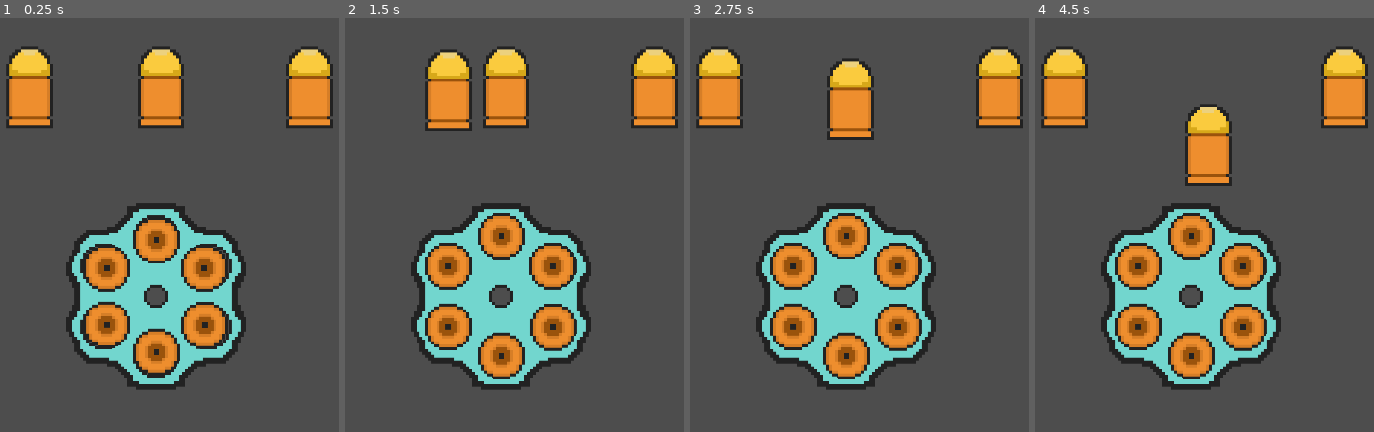
Above: before the commit, frames 1-4 (left to right).
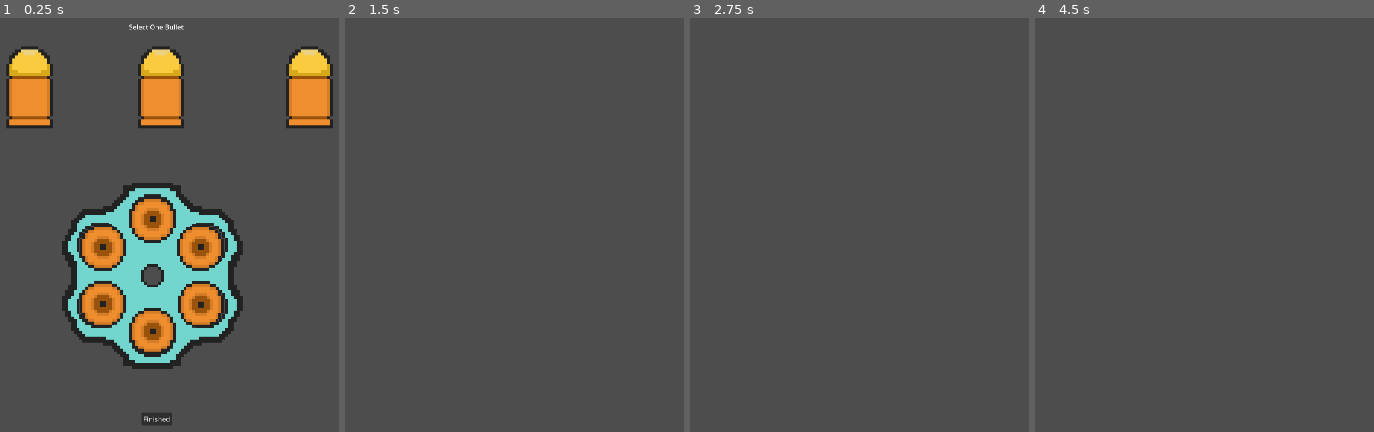
Above: after the commit, the same moments.

Repository: Meemog/GMTK2025
Game: Godot game, scene res://Scenes/update_chamber_overlay.tscn
The game is run twice, just before and just after one commit, with the same random seed, the same clock (stepped at 60 frames per second) and the same inputs. This scene is started directly instead of the project's main scene.
Inputs (mouse positions are in pixels of both pictures, inside the frame that each line leads up to):
- Up to frame 1 (0.25 s): no input
- Up to frame 2 (1.5 s): click (500, 419) at 0.5 s, where only the run after the commit has a clickable "Finished"; tap Enter at 1.25 s; drag from (375, 88) to (653, 88) at 1.27 s
- Up to frame 3 (2.75 s): drag from (852, 88) to (845, 237) at 2.02 s
- Up to frame 4 (4.5 s): move the mouse to (1343, 88) at 2.77 s; hold D (right) 2.78-3.5 s; click (1343, 88) at 2.85 s; tap Space (dash) at 3.5 s; drag from (1197, 88) to (1190, 237) at 3.52 s; drag from (1194, 96) to (1241, 266) at 4.27 s

The runs differ from the first frame. In frame 1, 17% of the frame differs, in the area x 18-73%, y 1-99%; in frame 2, 26%; in frame 3, 26%; in frame 4, 26%, in the area x 1-99%, y 6-90%.

Commit message:
added tooltip window to UpdateChamberOverlay, Overlay now disappears once button pressed

Diff:
--- a/main/Bullets/basic_bullet.tres
+++ b/main/Bullets/basic_bullet.tres
@@ -1,8 +1,6 @@
-[gd_resource type="Resource" script_class="Bullet" load_steps=4 format=3 uid="uid://d31b3s2ga4wl0"]
+[gd_resource type="Resource" script_class="Bullet" load_steps=2 format=3 uid="uid://d31b3s2ga4wl0"]
 
-[ext_resource type="Texture2D" uid="uid://bxe202d5ncs1p" path="res://Assets/bullet_back.png" id="1_874rl"]
 [ext_resource type="Script" uid="uid://cnexkc647mh6q" path="res://Data/bullet.gd" id="1_v015l"]
-[ext_resource type="Texture2D" uid="uid://h43o6qoaixia" path="res://Assets/bullets.png" id="3_2mpsp"]
 
 [resource]
 script = ExtResource("1_v015l")
@@ -10,7 +8,5 @@
 damage = 10.0
 knockback = 10.0
 speed = 10.0
-description = "Simple, effective."
-side_view_texture = ExtResource("3_2mpsp")
-back_view_texture = ExtResource("1_874rl")
+description = ""
 metadata/_custom_type_script = "uid://cnexkc647mh6q"
--- /dev/null
+++ b/main/Scenes/BulletUI/bullet_tool_tip.gd
@@ -0,0 +1,41 @@
+class_name BulletToolTip
+extends Node2D
+
+@onready var panel : PanelContainer = $PanelContainer
+
+@export var fade_seconds : float = 0.2
+
+var tween : Tween
+var is_visable : bool = false
+
+func _ready() -> void:
+	Events.tooltip_requested.connect(_on_tooltip_requested)
+	Events.hide_tooltop_requested.connect(_on_hide_tooltip_requested)
+	modulate = Color.TRANSPARENT
+	hide()
+
+func _process(delta: float) -> void:
+	pass
+
+func _on_tooltip_requested() -> void:
+	is_visable = true
+	if tween:
+		tween.kill()
+
+	#global_position = get_global_mouse_position()
+	tween = create_tween().set_ease(Tween.EASE_OUT).set_trans(Tween.TRANS_CUBIC)
+	tween.tween_callback(show)
+	tween.tween_property(self, "modulate", Color.WHITE, fade_seconds)
+
+func _on_hide_tooltip_requested() -> void:
+	is_visable = false
+	if tween:
+		tween.kill()
+
+	get_tree().create_timer(fade_seconds, false).timeout.connect(hide_animation)
+
+func hide_animation() -> void:
+	if not is_visable:
+		tween = create_tween().set_ease(Tween.EASE_OUT).set_trans(Tween.TRANS_CUBIC)
+		tween.tween_property(self, "modulate", Color.TRANSPARENT, fade_seconds)
+		tween.tween_callback(hide)
--- a/main/Scenes/BulletUI/bullet_ui.tscn
+++ b/main/Scenes/BulletUI/bullet_ui.tscn
@@ -31,3 +31,5 @@
 [connection signal="area_entered" from="ClickDragArea" to="." method="_on_click_drag_area_area_entered"]
 [connection signal="area_exited" from="ClickDragArea" to="." method="_on_click_drag_area_area_exited"]
 [connection signal="input_event" from="ClickDragArea" to="." method="_on_click_drag_area_input_event"]
+[connection signal="mouse_entered" from="ClickDragArea" to="." method="_on_click_drag_area_mouse_entered"]
+[connection signal="mouse_exited" from="ClickDragArea" to="." method="_on_click_drag_area_mouse_exited"]
--- /dev/null
+++ b/main/Scenes/BulletUI/chamber_overlay_confirm_button.gd
@@ -0,0 +1,4 @@
+extends Button
+
+func _on_pressed() -> void:
+	Events.chamber_update_completed.emit()
--- a/main/Scenes/update_chamber_overlay.tscn
+++ b/main/Scenes/update_chamber_overlay.tscn
@@ -1,20 +1,32 @@
-[gd_scene load_steps=7 format=3 uid="uid://8yxh4i3gbno6"]
-
+[gd_scene load_steps=11 format=3 uid="uid://8yxh4i3gbno6"]
+
+[ext_resource type="Script" uid="uid://crn4luwyay0cq" path="res://Scripts/BulletUI/update_chamber_overlay.gd" id="1_3et70"]
+[ext_resource type="Texture2D" uid="uid://h43o6qoaixia" path="res://Assets/bullets.png" id="1_m51wb"]
 [ext_resource type="Script" uid="uid://sn255n80qkuw" path="res://Scripts/BulletUI/bullet_shop.gd" id="1_xriw6"]
 [ext_resource type="Script" uid="uid://cnexkc647mh6q" path="res://Data/bullet.gd" id="2_51cbe"]
 [ext_resource type="Texture2D" uid="uid://da7jx2vwaeisd" path="res://Assets/Revolver_Chamber.png" id="2_73t04"]
 [ext_resource type="Resource" uid="uid://d31b3s2ga4wl0" path="res://Bullets/basic_bullet.tres" id="3_rsory"]
 [ext_resource type="PackedScene" uid="uid://485vay2bk2al" path="res://Scenes/BulletUI/chamber.tscn" id="4_rsory"]
 [ext_resource type="Script" uid="uid://diecs3i7dcky4" path="res://Scripts/BulletUI/revolver.gd" id="4_xriw6"]
-
-[node name="UpdateChamberOverlay" type="Node2D"]
+[ext_resource type="Script" uid="uid://dedwbdf53dwbe" path="res://Scenes/BulletUI/bullet_tool_tip.gd" id="8_4a857"]
+[ext_resource type="Script" uid="uid://b54mds0jphdth" path="res://Scenes/BulletUI/chamber_overlay_confirm_button.gd" id="10_x8hjv"]
+
+[node name="UpdateChamberOverlay" type="Control"]
+layout_mode = 3
+anchors_preset = 15
+anchor_right = 1.0
+anchor_bottom = 1.0
+grow_horizontal = 2
+grow_vertical = 2
+mouse_filter = 2
+script = ExtResource("1_3et70")
 
 [node name="BulletShop" type="Node2D" parent="." groups=["BULLET_UI_MANAGER"]]
 script = ExtResource("1_xriw6")
 bullet_types = Array[ExtResource("2_51cbe")]([ExtResource("3_rsory")])
 
 [node name="Revolver" type="Node2D" parent="."]
-position = Vector2(959, 670)
+position = Vector2(950, 620)
 script = ExtResource("4_xriw6")
 basic_bullet = ExtResource("3_rsory")
 metadata/_edit_group_ = true
@@ -40,3 +52,150 @@
 
 [node name="Chamber6" parent="Revolver" instance=ExtResource("4_rsory")]
 position = Vector2(-127, -73)
+
+[node name="BulletToolTip" type="Node2D" parent="."]
+unique_name_in_owner = true
+z_index = 99
+position = Vector2(199, 523)
+script = ExtResource("8_4a857")
+metadata/_edit_group_ = true
+
+[node name="PanelContainer" type="PanelContainer" parent="BulletToolTip"]
+offset_right = 40.0
+offset_bottom = 40.0
+mouse_filter = 2
+
+[node name="MarginContainer" type="MarginContainer" parent="BulletToolTip/PanelContainer"]
+layout_mode = 2
+mouse_filter = 2
+theme_override_constants/margin_left = 10
+theme_override_constants/margin_top = 10
+theme_override_constants/margin_right = 10
+theme_override_constants/margin_bottom = 10
+
+[node name="VBoxContainer" type="VBoxContainer" parent="BulletToolTip/PanelContainer/MarginContainer"]
+custom_minimum_size = Vector2(200, 200)
+layout_mode = 2
+mouse_filter = 2
+
+[node name="RichTextLabel" type="RichTextLabel" parent="BulletToolTip/PanelContainer/MarginContainer/VBoxContainer"]
+layout_mode = 2
+mouse_filter = 2
+bbcode_enabled = true
+text = "Basic Bullet"
+fit_content = true
+horizontal_alignment = 1
+
+[node name="TextureRect" type="TextureRect" parent="BulletToolTip/PanelContainer/MarginContainer/VBoxContainer"]
+custom_minimum_size = Vector2(0, 56)
+layout_mode = 2
+mouse_filter = 2
+texture = ExtResource("1_m51wb")
+stretch_mode = 5
+
+[node name="RichTextLabel2" type="RichTextLabel" parent="BulletToolTip/PanelContainer/MarginContainer/VBoxContainer"]
+layout_mode = 2
+mouse_filter = 2
+theme_override_font_sizes/normal_font_size = 10
+bbcode_enabled = true
+text = "Simple and Effective"
+fit_content = true
+horizontal_alignment = 1
+
+[node name="Damage" type="HBoxContainer" parent="BulletToolTip/PanelContainer/MarginContainer/VBoxContainer"]
+layout_mode = 2
+mouse_filter = 2
+alignment = 1
+
+[node name="Label" type="Label" parent="BulletToolTip/PanelContainer/MarginContainer/VBoxContainer/Damage"]
+layout_mode = 2
+text = "Damage:"
+
+[node name="ProgressBar" type="ProgressBar" parent="BulletToolTip/PanelContainer/MarginContainer/VBoxContainer/Damage"]
+custom_minimum_size = Vector2(120, 20)
+layout_mode = 2
+size_flags_horizontal = 10
+mouse_filter = 2
+step = 0.1
+value = 50.0
+show_percentage = false
+
+[node name="Damage3" type="HBoxContainer" parent="BulletToolTip/PanelContainer/MarginContainer/VBoxContainer"]
+layout_mode = 2
+mouse_filter = 2
+alignment = 1
+
+[node name="Label" type="Label" parent="BulletToolTip/PanelContainer/MarginContainer/VBoxContainer/Damage3"]
+layout_mode = 2
+text = "Speed    :"
+
+[node name="ProgressBar" type="ProgressBar" parent="BulletToolTip/PanelContainer/MarginContainer/VBoxContainer/Damage3"]
+custom_minimum_size = Vector2(120, 20)
+layout_mode = 2
+size_flags_horizontal = 10
+mouse_filter = 2
+step = 0.1
+value = 50.0
+show_percentage = false
+
+[node name="Damage4" type="HBoxContainer" parent="BulletToolTip/PanelContainer/MarginContainer/VBoxContainer"]
+layout_mode = 2
+mouse_filter = 2
+alignment = 1
+
+[node name="Label" type="Label" parent="BulletToolTip/PanelContainer/MarginContainer/VBoxContainer/Damage4"]
+layout_mode = 2
+text = "Knock Back:"
+
+[node name="ProgressBar" type="ProgressBar" parent="BulletToolTip/PanelContainer/MarginContainer/VBoxContainer/Damage4"]
+custom_minimum_size = Vector2(120, 20)
+layout_mode = 2
+size_flags_horizontal = 10
+mouse_filter = 2
+step = 0.1
+value = 50.0
+show_percentage = false
+
+[node name="MarginContainer" type="MarginContainer" parent="."]
+layout_mode = 1
+anchors_preset = 7
+anchor_left = 0.5
+anchor_top = 1.0
+anchor_right = 0.5
+anchor_bottom = 1.0
+offset_left = -86.5
+offset_top = -181.0
+offset_right = 86.5
+grow_horizontal = 2
+grow_vertical = 0
+theme_override_constants/margin_left = 50
+theme_override_constants/margin_top = 50
+theme_override_constants/margin_right = 50
+theme_override_constants/margin_bottom = 100
+
+[node name="CenterContainer" type="CenterContainer" parent="MarginContainer"]
+layout_mode = 2
+
+[node name="Confirm" type="Button" parent="MarginContainer/CenterContainer"]
+layout_mode = 2
+text = "Finished"
+script = ExtResource("10_x8hjv")
+
+[node name="MarginContainer2" type="MarginContainer" parent="."]
+layout_mode = 1
+anchors_preset = 10
+anchor_right = 1.0
+offset_bottom = 33.0
+grow_horizontal = 2
+theme_override_constants/margin_left = 0
+theme_override_constants/margin_top = 10
+theme_override_constants/margin_right = 0
+theme_override_constants/margin_bottom = 0
+
+[node name="RichTextLabel" type="RichTextLabel" parent="MarginContainer2"]
+layout_mode = 2
+text = "Select One Bullet"
+fit_content = true
+horizontal_alignment = 1
+
+[connection signal="pressed" from="MarginContainer/CenterContainer/Confirm" to="MarginContainer/CenterContainer/Confirm" method="_on_pressed"]
--- a/main/Scripts/BulletUI/bullet_UI.gd
+++ b/main/Scripts/BulletUI/bullet_UI.gd
@@ -1,5 +1,7 @@
 class_name BulletUI
 extends Node2D
+
+signal bullet_purchased(bullet_ui : BulletUI)
 
 @onready var bullet_side_view_texture: Sprite2D = $BulletSideView
 @onready var bullet_back_view_texture: Sprite2D = $BulletBackView
@@ -11,8 +13,12 @@
 var chambered : bool = false
 var chamber : Chamber = null
 var showing_side_view : bool = true
+var purchased : bool = false
 
 var data : Bullet = null
+
+var tooltip_timer : Timer = Timer.new()
+var tooltip_wait_time : float = 1.2
 
 func _ready() -> void:
 	return_position = global_position
@@ -28,6 +34,7 @@
 	if event is InputEventMouseButton:
 		if event.button_index == MOUSE_BUTTON_LEFT and not event.pressed:
 			if dragging:
+				z_index = 1
 				var closest_new_chamber = get_closest_chamber()
 				if closest_new_chamber:
 					closest_new_chamber.insert_bullet(self)
@@ -60,7 +67,10 @@
 
 func _on_click_drag_area_input_event(viewport: Node, event: InputEvent, shape_idx: int) -> void:
 	if Input.is_action_just_pressed("shoot"):
+		if not purchased:
+			bullet_purchased.emit(self)
 		dragging = true
+		z_index = 10
 		if chambered:
 			switch_view(true)
 
@@ -71,3 +81,9 @@
 func _on_click_drag_area_area_exited(area: Area2D) -> void:
 	if area.collision_layer == 2:
 		chambers_hovering_over.erase(area)
+
+func _on_click_drag_area_mouse_entered() -> void:
+	Events.tooltip_requested.emit()
+
+func _on_click_drag_area_mouse_exited() -> void:
+	Events.hide_tooltop_requested.emit()
--- a/main/Scripts/BulletUI/bullet_shop.gd
+++ b/main/Scripts/BulletUI/bullet_shop.gd
@@ -29,7 +29,15 @@
 
 func instantiate_new_bullets(new_bullets : Array[Bullet]) -> void:
 	for i in range(len(new_bullets)):
-		var bullet_instance = bullet_ui.instantiate()
+		var bullet_instance : BulletUI = bullet_ui.instantiate()
 		bullet_instance.data = new_bullets[i]
 		bullet_instance.position = bullet_positions[i]
+		bullet_instance.bullet_purchased.connect(_on_bullet_purchased)
 		add_child(bullet_instance)
+
+func _on_bullet_purchased(bullet_ui : BulletUI) -> void:
+	for child in get_children():
+		if child is BulletUI:
+			if child != bullet_ui:
+				child.queue_free()
+	bullet_ui.purchased = true
--- a/main/Scripts/BulletUI/revolver.gd
+++ b/main/Scripts/BulletUI/revolver.gd
@@ -18,6 +18,7 @@
 	for chamber in chambers:
 		var new_bullet = bullet_ui.instantiate()
 		new_bullet.data = basic_bullet.duplicate()
+		new_bullet.purchased = true
 		add_child(new_bullet)
 		chamber.insert_bullet(new_bullet)
 	print(bullets)
--- /dev/null
+++ b/main/Scripts/BulletUI/update_chamber_overlay.gd
@@ -0,0 +1,34 @@
+class_name UpdateChamberOverlay
+extends Control
+
+var is_visable : bool = true
+var tween : Tween
+
+var fade_seconds : float = 0.2
+
+func _ready() -> void:
+	Events.chamber_update_completed.connect(_on_chamber_update_completed)
+
+func _process(delta: float) -> void:
+	pass
+
+func hide_overlay() -> void:
+	tween = create_tween().set_ease(Tween.EASE_OUT).set_trans(Tween.TRANS_CUBIC)
+	tween.tween_property(self, "modulate", Color.TRANSPARENT, fade_seconds)
+	tween.tween_callback(hide)
+
+#func _on_hide_tooltip_requested() -> void:
+	#is_visable = false
+	#if tween:
+		#tween.kill()
+	#
+	#get_tree().create_timer(fade_seconds, false).timeout.connect(hide_animation)
+#
+#func hide_animation() -> void:
+	#if not is_visable:
+		#tween = create_tween().set_ease(Tween.EASE_OUT).set_trans(Tween.TRANS_CUBIC)
+		#tween.tween_property(self, "modulate", Color.TRANSPARENT, fade_seconds)
+		#tween.tween_callback(hide)
+
+func _on_chamber_update_completed() -> void:
+	hide_overlay()
--- /dev/null
+++ b/main/Scripts/Events.gd
@@ -0,0 +1,6 @@
+extends Node
+
+signal tooltip_requested()
+signal hide_tooltop_requested()
+
+signal chamber_update_completed()
--- a/main/project.godot
+++ b/main/project.godot
@@ -14,6 +14,10 @@
 run/main_scene="uid://cvec1d7cq015b"
 config/features=PackedStringArray("4.4", "Forward Plus")
 config/icon="res://icon.svg"
+
+[autoload]
+
+Events="*res://Scripts/Events.gd"
 
 [display]
 
Not shown, added: main/Scenes/BulletUI/bullet_tool_tip.gd.uid
Not shown, added: main/Scenes/BulletUI/chamber_overlay_confirm_button.gd.uid
Not shown, added: main/Scripts/BulletUI/update_chamber_overlay.gd.uid
Not shown, added: main/Scripts/Events.gd.uid
